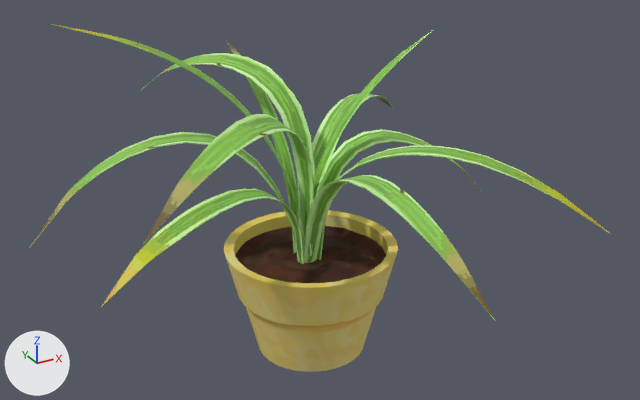
Renders of the glTF model 3DPlants/Chlorophytum_Comosum/chlorophytum_neutral/Chlorophytum_Neutral_end.glb from each side of a commit.
Both versions are drawn from a camera (50 mm lens) standing at (-8.69, -16.48, 11.59) and looking at (0.09, -0.51, 3.6). Every picture has the same lights, and +X, +Y and +Z are marked at lower left. Where no turn or scale is listed for an object, it has been applied to the vertices. Vertices at the same position are counted once.
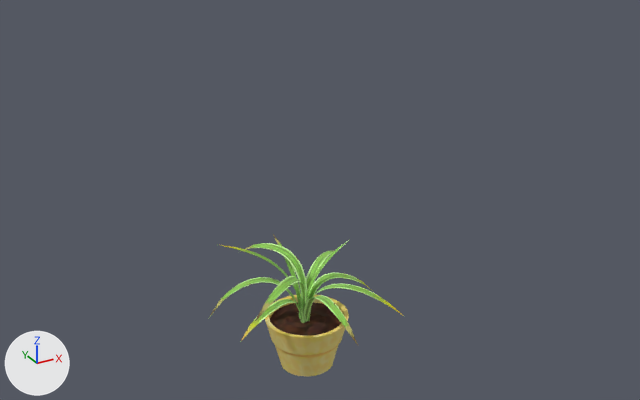
Boxes (x1, y1, x2, y2) around the edits, measured in the pictures (640 x 400 px):
'Pot', moved, rescaled (51% narrower, 49% shorter): before (224, 210, 398, 372); after (265, 294, 349, 376)
'Cube.013', reshaped, moved, rescaled (57% wider, 52% shorter): before (308, 30, 433, 262); after (208, 234, 405, 345)
'Cube.012', deleted (green): before (143, 114, 314, 247)
'Cube.017', deleted (green): before (304, 175, 495, 320)
'Cube.019', deleted (green): before (101, 189, 304, 307)
'Cube.009', deleted (green): before (141, 53, 315, 237)
'Cube.010', deleted (green): before (29, 132, 300, 261)
'Cube.006', deleted (green): before (310, 145, 611, 257)
'Cube.007', deleted (green): before (317, 129, 484, 260)
'Cube.014', deleted (green): before (226, 41, 299, 253)
'Cube.004', deleted (green): before (49, 23, 305, 236)
'Cube.021', deleted (green): before (302, 94, 393, 254)

What changed in the scene script:
```text
Change me_cube_007:
    used by ob_cube_013; location = (0.49, 0.11, 2.53); rotation_euler = (-3.137, -1.571, 0.0), in degrees (-180, -90, 0); scale = (0.758, 0.758, 0.758)
    remove me_cube_007.from_pydata(...)  # 117 vertices, 230 faces; spans x -0.99..5.9, y -0.21..0.3, z -0.53..3.76
    add me_cube_007.from_pydata(...)  # 1503 vertices, 2962 faces; spans x -1.07..7.67, y -6.94..9.47, z -8.0..7.25
    me_cube_007 part 1: 117 vertices removed from x -0.99..5.9, y -0.21..0.3, z -0.53..3.76; 1503 vertices added at x -1.07..7.67, y -6.94..9.47, z -8.0..7.25
    add me_cube_007.materials.append(mat_chlor_leaf_003)  # picture img_chlor_leaf_003
    add me_cube_007.materials.append(mat_chlor_leaf_002)  # picture img_chlor_leaf_002
Change ob_pot:
    ob_pot.location: (0.06, 0.75, 2.43) -> (-0.05, 0.34, 0.49)
    ob_pot.scale: (1.0, 1.0, 1.0) -> (0.5, 0.5, 0.5)
Remove ob_cube_007:
    ob_cube_007 = bpy.data.objects.new('Cube.007', me_cube_010)
    ob_cube_007.location = (1.22, 0.06, 1.71)
Remove ob_cube_009:
    ob_cube_009 = bpy.data.objects.new('Cube.009', me_cube_018)
    ob_cube_009.location = (0.31, -0.12, 1.86)
Remove ob_cube_010:
    ob_cube_010 = bpy.data.objects.new('Cube.010', me_cube_019)
    ob_cube_010.location = (1.59, 0.66, 3.75)
Remove ob_cube_012:
    ob_cube_012 = bpy.data.objects.new('Cube.012', me_cube_005)
    ob_cube_012.location = (1.94, 1.49, 7.83)
Remove ob_cube_006:
    ob_cube_006 = bpy.data.objects.new('Cube.006', me_cube_009)
    ob_cube_006.location = (-0.61, 0.8, 7.9)
Remove ob_cube_004:
    ob_cube_004 = bpy.data.objects.new('Cube.004', me_cube_006)
    ob_cube_004.location = (-0.22, 0.4, 2.32)
Change ob_cube_013:
    ob_cube_013.location: (0.49, 0.11, 2.53) -> (-0.01, 0.18, 0.14)
    ob_cube_013.scale: (0.758, 0.758, 0.758) -> (0.287, 0.287, 0.287)
Remove ob_cube_014:
    ob_cube_014 = bpy.data.objects.new('Cube.014', me_cube_008)
    ob_cube_014.location = (0.07, 0.92, 2.48)
Remove ob_cube_017:
    ob_cube_017 = bpy.data.objects.new('Cube.017', me_cube_013)
    ob_cube_017.location = (-0.05, 1.54, 3.1)
Remove ob_cube_019:
    ob_cube_019 = bpy.data.objects.new('Cube.019', me_cube_017)
    ob_cube_019.location = (-0.76, -0.07, 1.29)
Remove ob_cube_021:
    ob_cube_021 = bpy.data.objects.new('Cube.021', me_cube_021)
    ob_cube_021.location = (-0.48, -0.52, 7.64)
```
